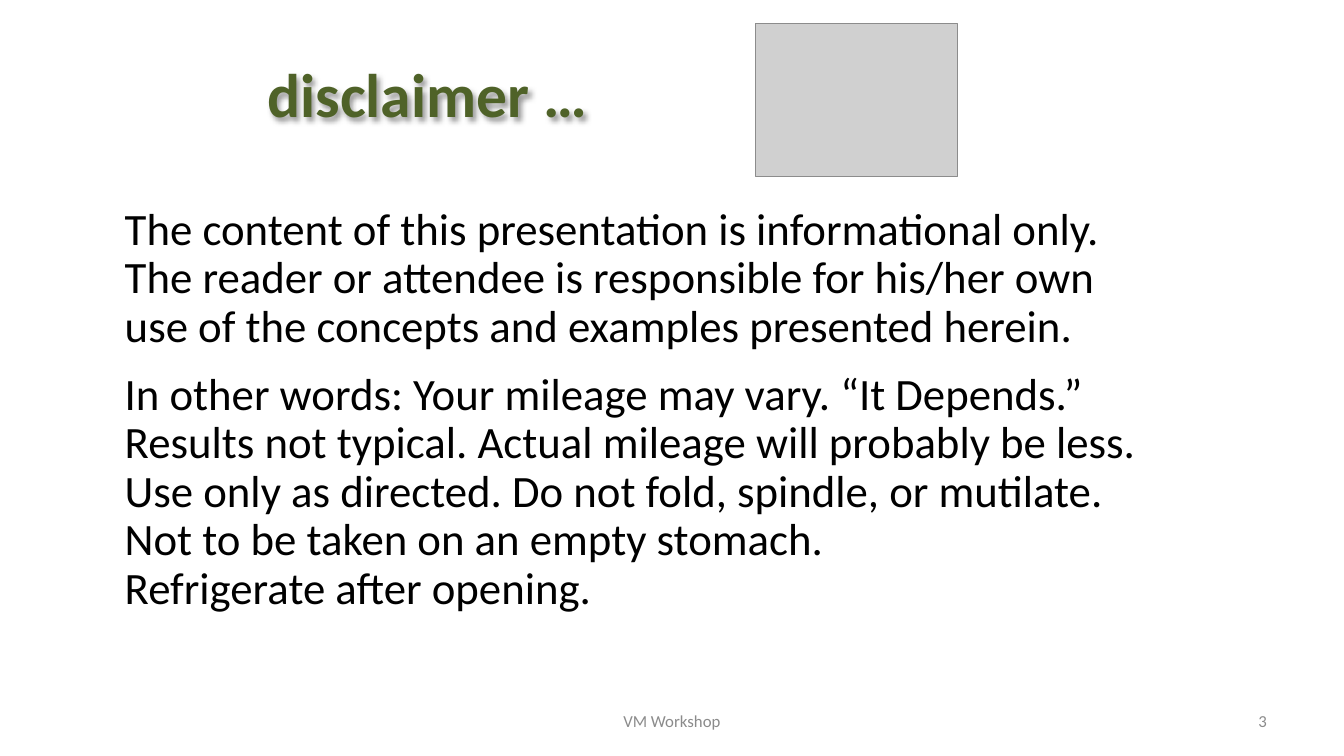
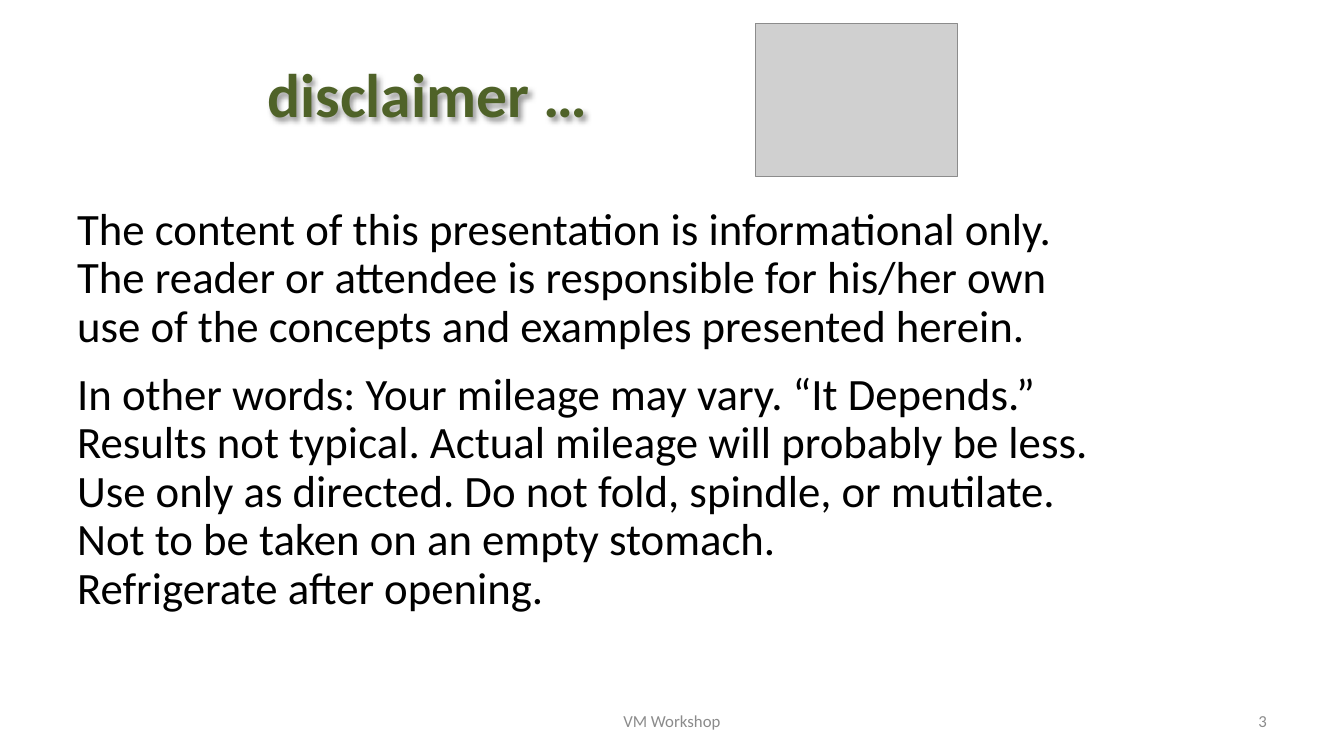
Before and after one commit to trothr/vmworkshop, a slide deck: slide 3 of 2023/presentations/torforzvm.pptx. Drawn at 1344x756 pixels with LibreOffice and Linux fonts; fonts in the diff are those of the drawing; grey boxes stand for pictures; background and template pictures are left out. Boxes give left, top, right and bottom in pixels: in the first picture for what was removed or moved away, otherwise in the second. Text is boxed around its words. In the diff, an @@ line names an element or a change of style, - is before the commit and + after.

```diff
--- a/2023/presentations/torforzvm.pptx
+++ b/2023/presentations/torforzvm.pptx
@@ text "The content of this presentation ..." at <box>77,214,1087,612</box>: indent changed @@
```
Also in this commit, not shown: 12 other slides changed, 3 other files.
